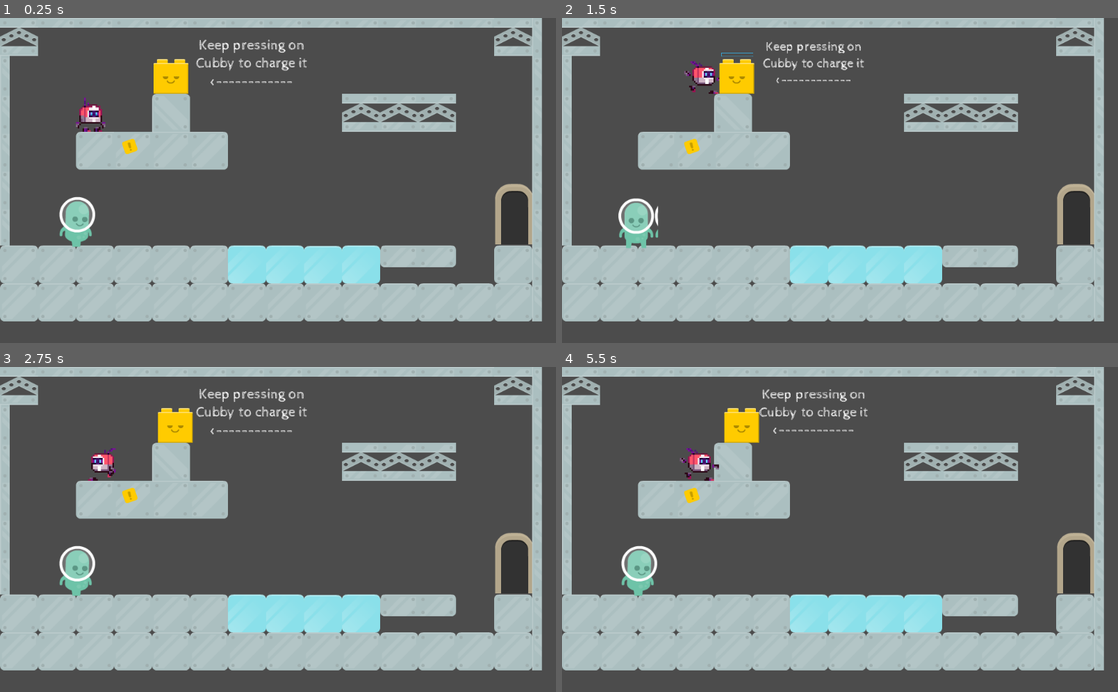
Above: before the commit, frames 1-4 (two rows, left to right).
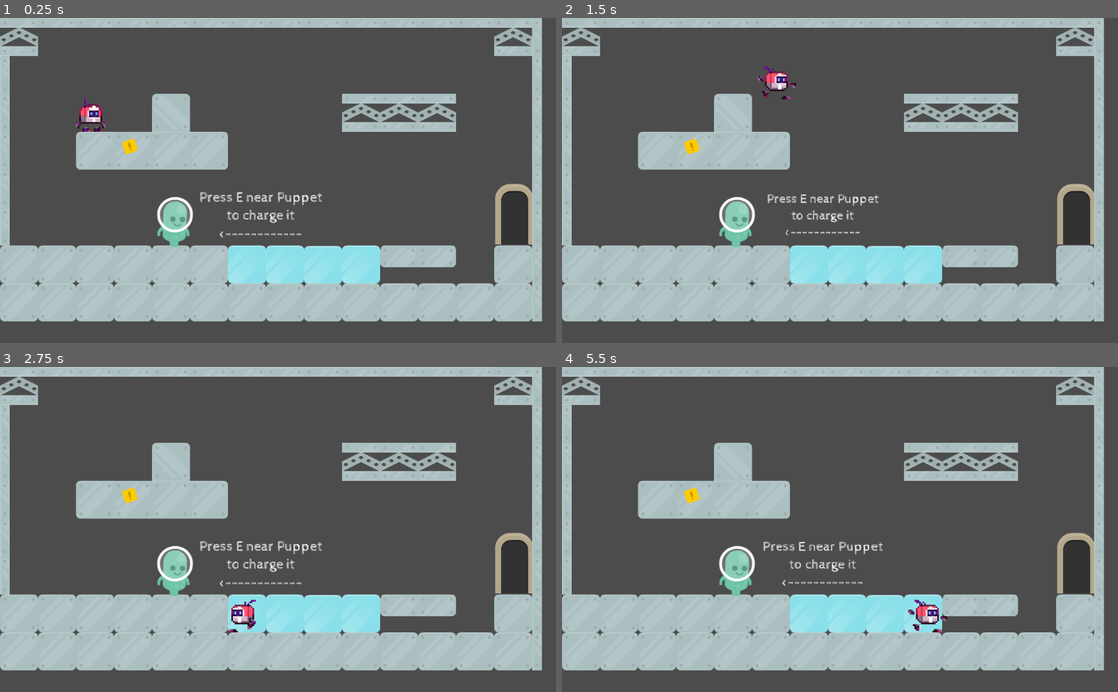
Above: after the commit, the same moments.

Repository: jjramos-dev/Brackeys2020-4
Game: Godot game, scene res://Puppets/Puppet1/Puppet1TestJuanjo.tscn
Same seed, same stepped clock (60 frames per second), same inputs: the game is played once before the commit and once after it. This scene is started directly instead of the project's main scene.
Inputs (mouse positions are in pixels of both pictures, inside the frame that each line leads up to):
- Up to frame 1 (0.25 s): no input
- Up to frame 2 (1.5 s): tap E (rewind) at 0.5, 1.35 s; move the mouse to (734, 76) at 0.52 s; hold E (rewind) 0.53-1.28 s; hold Right (right) from 0.53 s (still down); click (734, 76) at 0.67 s; tap Space (jump) at 0.77 s; move the mouse to (639, 222) at 1.27 s; click (639, 222) at 1.42 s
- Up to frame 3 (2.75 s): tap Space (jump) at 1.52 s; tap E (rewind) at 2 s; move the mouse to (333, 458) at 2.02 s; release Right (right) at 2.03 s; hold Left (left) from 2.03 s (still down); hold E (rewind) from 2.03 s (still down)
- Up to frame 4 (5.5 s): move the mouse to (812, 594) at 2.77 s; release Left (left) at 2.78 s; release E (rewind) at 2.78 s; hold Right (right) 2.78-4.28 s; tap E (rewind) at 2.85, 3.5, 4.35 s; click (812, 594) at 2.92 s; tap Space (jump) at 3.02, 3.77, 4.52 s; move the mouse to (1006, 578) at 3.52 s; hold E (rewind) 3.53-4.28 s; move the mouse to (673, 480) at 4.27 s; hold Left (left) 4.28-5.03 s; move the mouse to (867, 529) at 5.02 s; hold Right (right) from 5.03 s (still down); hold E (rewind) from 5.03 s (still down); click (867, 529) at 5.17 s

The runs differ from the first frame. In frame 1, 3.3% of the frame differs, in the area x 10-58%, y 6-71%; in frame 2, 3.8%; in frame 3, 3.8%, in the area x 10-58%, y 6-82%; in frame 4, 3.8%.

Commit message:
First version of master player

Diff:
--- a/Game/Puppets/Puppet1/Puppet1TestJuanjo.tscn
+++ b/Game/Puppets/Puppet1/Puppet1TestJuanjo.tscn
@@ -1,6 +1,5 @@
-[gd_scene load_steps=30 format=2]
-
-[ext_resource path="res://Puppets/PuppetGeneric/Puppet.tscn" type="PackedScene" id=1]
+[gd_scene load_steps=29 format=2]
+
 [ext_resource path="res://gui/Hint.tscn" type="PackedScene" id=2]
 [ext_resource path="res://Puppets/PuppetGeneric/GUI.gd" type="Script" id=3]
 [ext_resource path="res://Levels/TestLevel/Graphics/sheet.png" type="Texture" id=4]
@@ -488,11 +487,8 @@
 
 [node name="Machines" type="Node" parent="."]
 
-[node name="Puppet2" parent="Machines" instance=ExtResource( 1 )]
-position = Vector2( 315, 103.349 )
-
 [node name="Puppet1" parent="Machines" instance=ExtResource( 6 )]
-position = Vector2( 140, 340 )
+position = Vector2( 320, 374 )
 
 [node name="Sounds" type="Node" parent="."]
 
@@ -503,7 +499,7 @@
 }
 
 [node name="Hint" parent="GUI" instance=ExtResource( 2 )]
-position = Vector2( 464, 84.3491 )
+position = Vector2( 481, 365.349 )
 
 [node name="Timer" type="Timer" parent="GUI"]
 wait_time = 5.0
--- a/Game/gui/Hint.tscn
+++ b/Game/gui/Hint.tscn
@@ -59,7 +59,7 @@
 margin_right = 115.5
 margin_bottom = 49.5
 custom_fonts/font = SubResource( 1 )
-text = "Keep pressing on Cubby to charge it
+text = "Press E near Puppet to charge it
 <------------"
 align = 1
 valign = 1
